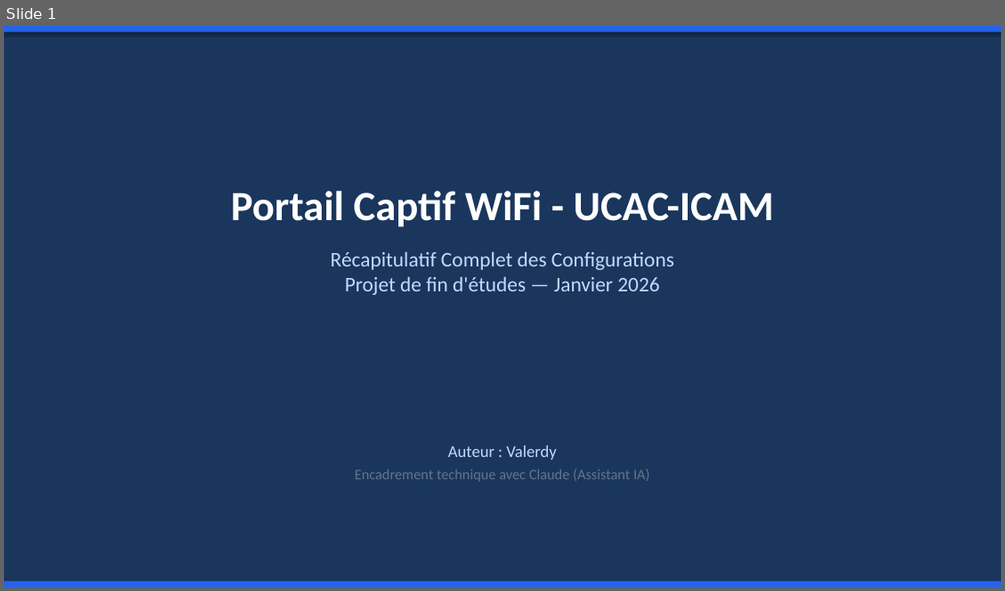
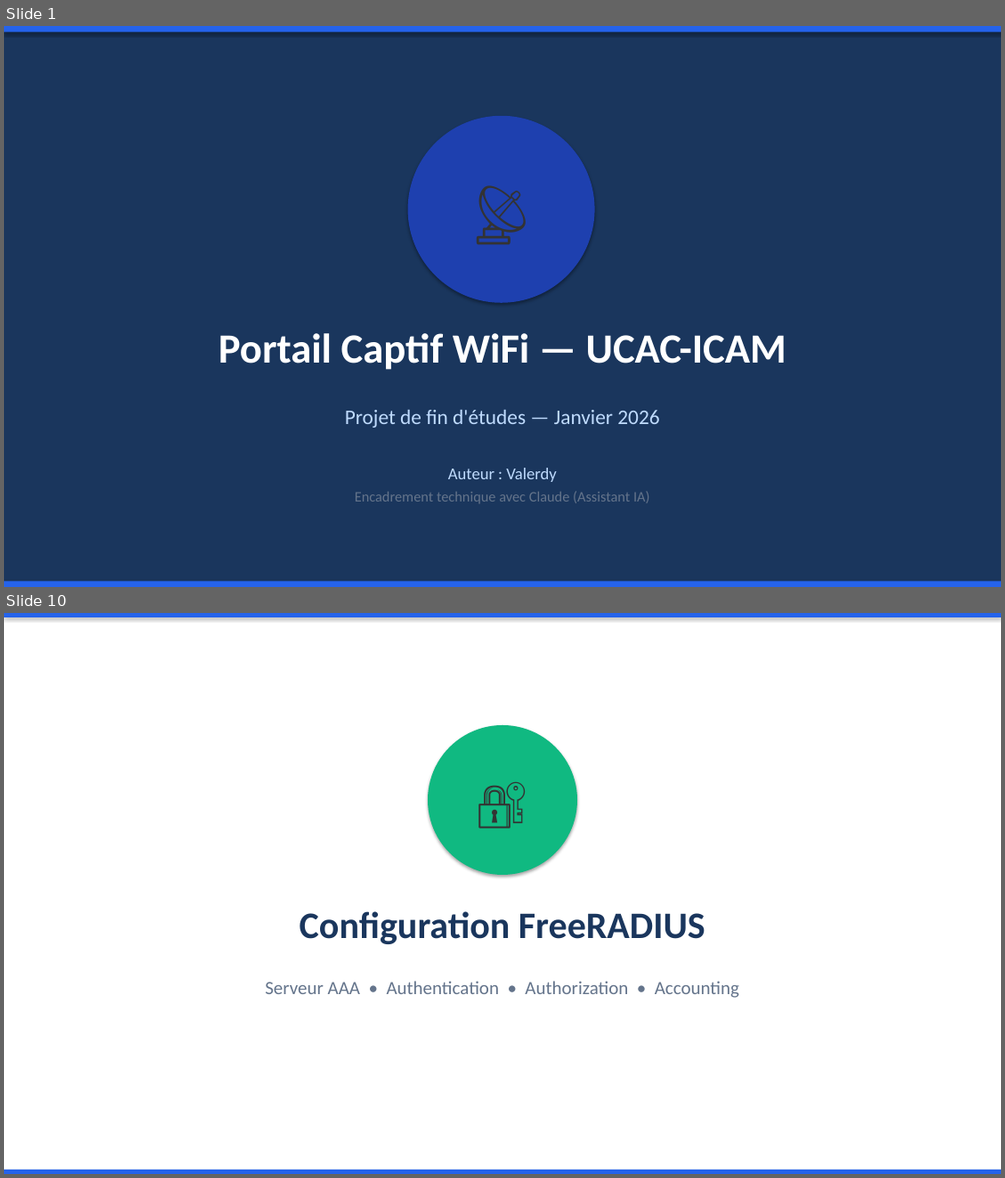
Before and after one commit to Valerdy/captive-portal, a slide deck: Presentation_Portail_Captif_UCAC_ICAM.pptx. Shown one above the other, each under a label of ours: slide 1 before the commit, slides 1 and 10 after it; the slides between them are not shown. The pictures are 1005x591 and 1005x1178 pixels, drawn with LibreOffice and Linux fonts; fonts in the diff are those of the drawing. Boxes give left, top, right and bottom in pixels: in the first picture for what was removed or moved away, otherwise in the second. Text is boxed around its words. In the diff, an @@ line names an element or a change of style, - is before the commit and + after.

```diff
--- a/Presentation_Portail_Captif_UCAC_ICAM.pptx
+++ b/Presentation_Portail_Captif_UCAC_ICAM.pptx
@@ slide 10 added at (4,613,1001,1174), background #FFFFFF @@
@@ rectangle added at (4,613,1001,617), fill #2563EB @@
@@ ellipse added at (428,725,577,875), fill #10B981, 48 pt, text #333333 @@
+🔐
@@ text added at (299,911,705,944), 36 pt, text #1A365D, bold @@
+Configuration FreeRADIUS
@@ text added at (265,981,739,997), 18 pt, text #64748B @@
+Serveur AAA • Authentication • Authorization • Accounting
@@ rectangle added at (4,1169,1001,1174), fill #2563EB @@
@@ slide 1 changed as well @@
@@ ellipse added at (408,116,595,303), fill #1E40AF, 60 pt, text #333333 @@
+📡
@@ text added at (218,333,786,370), 40 pt, text #FFFFFF, bold @@
+Portail Captif WiFi — UCAC-ICAM
@@ text at (345,410,659,427): text changed @@
-Portail Captif WiFi - UCAC-ICAM
-Récapitulatif Complet des Configurations
-Projet de fin d'études — Janvier 2026
+Projet de fin d'études — Janvier 2026
@@ text "Auteur : Valerdy": place and size @@
-text "Auteur : Valerdy" at (355,445,650,481)
+text "Auteur : Valerdy" at (355,467,650,503)
```
Also in this commit, not shown: 9 other slides changed, 8 other slides added, 23 slides removed, 1 other file.
